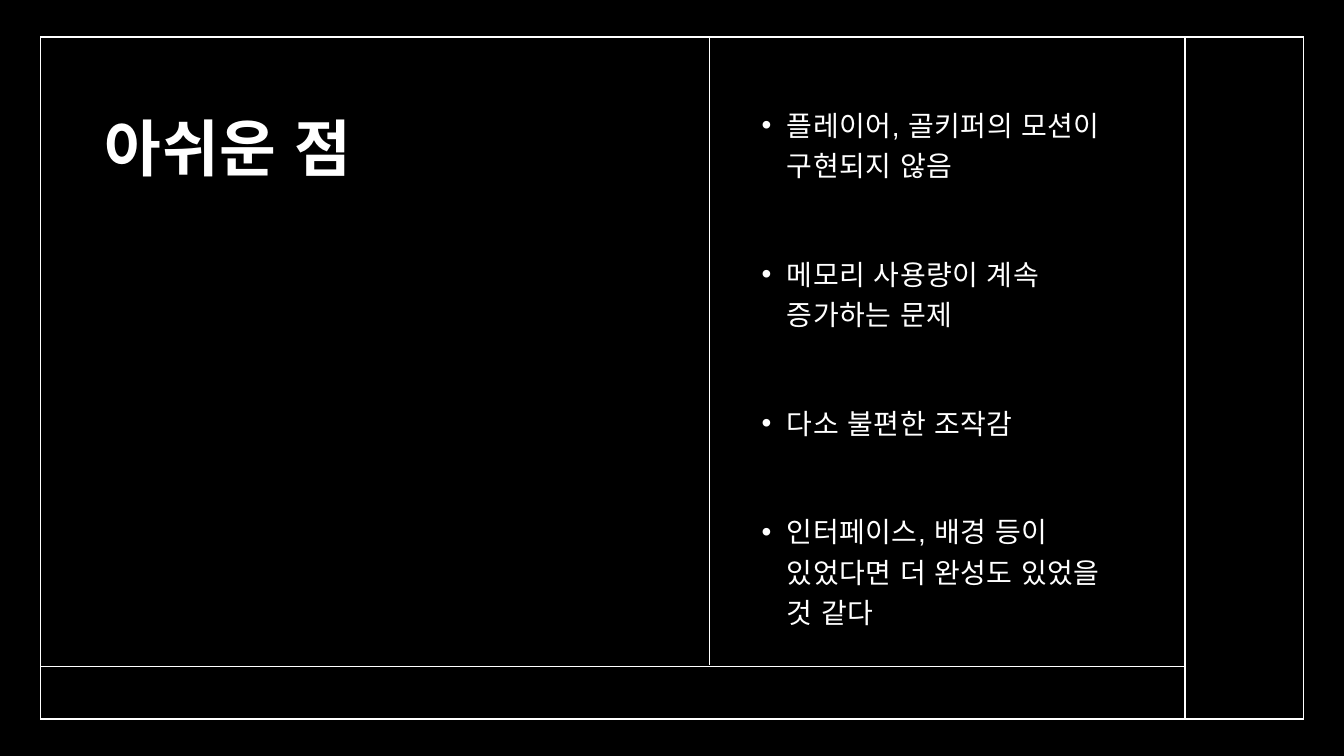
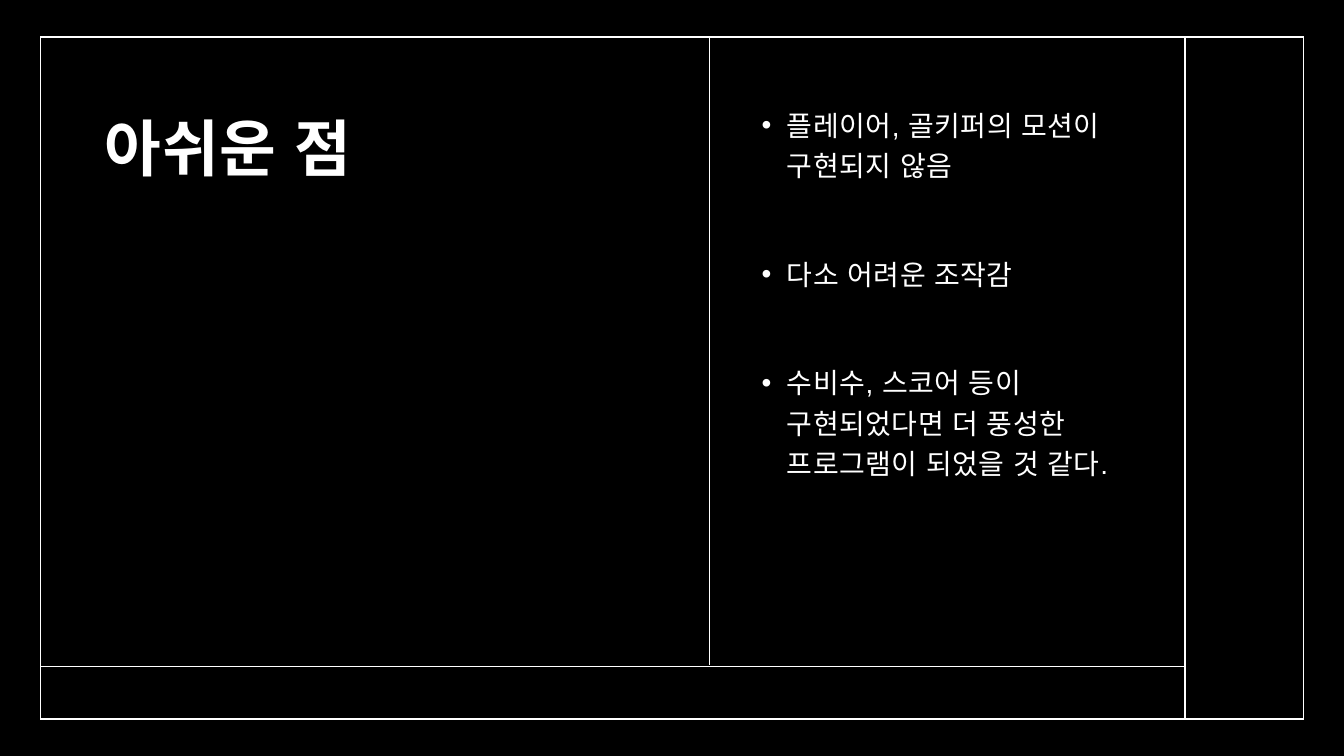
Before and after one commit to BDANINGA/OpenGL-Project, a slide deck: slide 5 of 방과 후 축구 한 판.pptx. Drawn at 1344x756 pixels with LibreOffice and Linux fonts; fonts in the diff are those of the drawing; background and template pictures are left out. Boxes give left, top, right and bottom in pixels: in the first picture for what was removed or moved away, otherwise in the second. Text is boxed around its words. In the diff, an @@ line names an element or a change of style, - is before the commit and + after.

```diff
--- a/방과 후 축구 한 판.pptx
+++ b/방과 후 축구 한 판.pptx
@@ text at box(787, 261, 1108, 477): text changed @@
-• 메모리 사용량이 계속 증가하는 문제
-• 다소 불편한 조작감
-• 인터페이스, 배경 등이 있었다면 더 완성도 있었을 것 같다
+• 다소 어려운 조작감
+• 수비수, 스코어 등이 구현되었다면 더 풍성한 프로그램이 되었을 것 같다.
```
Also in this commit, not shown: 2 other slides changed, 2 other files.
